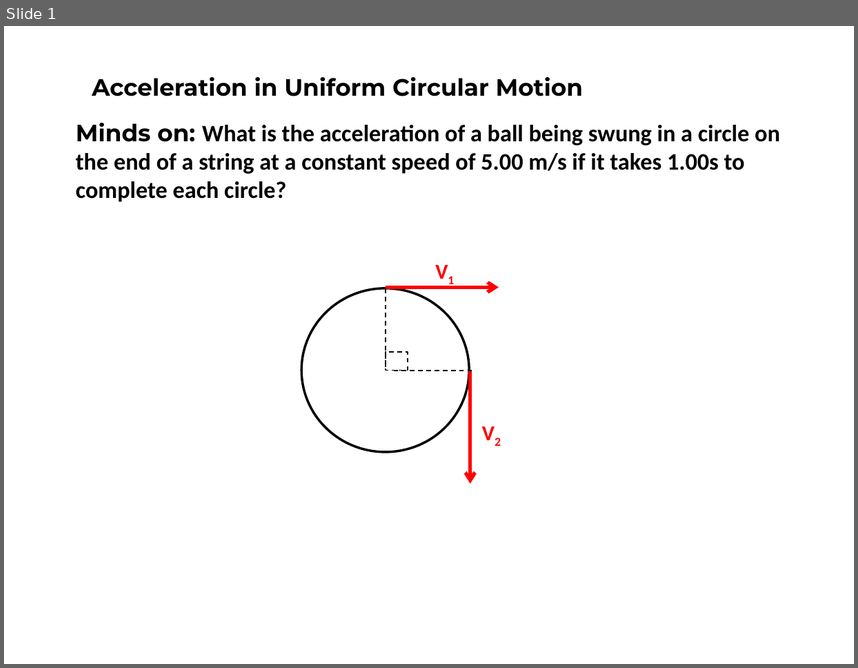
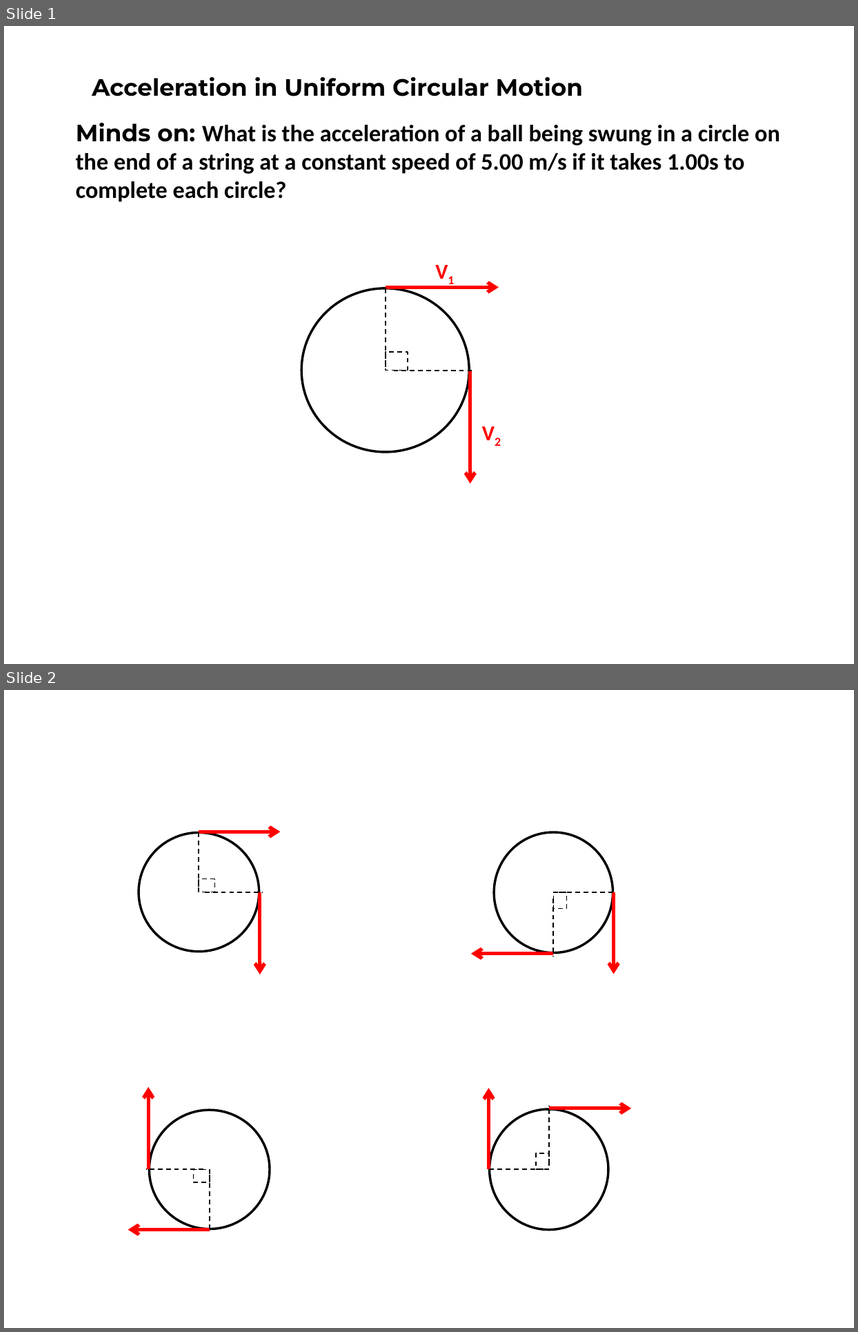
Before and after one commit to Greg5519/SPH4U0, a slide deck: Unit 2 Kinematics/L11 Circular Motion/Circular Motion MindsOn.pptx. Shown one above the other, each under a label of ours: slide 1 before the commit, slides 1 and 2 after it. The pictures are 858x668 and 858x1332 pixels, drawn with LibreOffice and Linux fonts; fonts in the diff are those of the drawing. Boxes give left, top, right and bottom in pixels: in the first picture for what was removed or moved away, otherwise in the second. Text is boxed around its words. In the diff, an @@ line names an element or a change of style, - is before the commit and + after.

```diff
--- a/Unit 2 Kinematics/L11 Circular Motion/Circular Motion MindsOn.pptx
+++ b/Unit 2 Kinematics/L11 Circular Motion/Circular Motion MindsOn.pptx
@@ slide 2 added at (4,690,854,1328), background #FFFFFF @@
@@ group added at (139,832,280,974): 2 arrows, 2 lines, 1 rectangle, 1 ellipse @@
@@ group added at (470,832,613,974): 2 arrows, 2 lines, 1 rectangle, 1 ellipse @@
@@ group added at (488,1088,631,1230): 2 arrows, 2 lines, 1 rectangle, 1 ellipse @@
@@ group added at (128,1087,270,1229): 2 arrows, 2 lines, 1 rectangle, 1 ellipse @@
```
